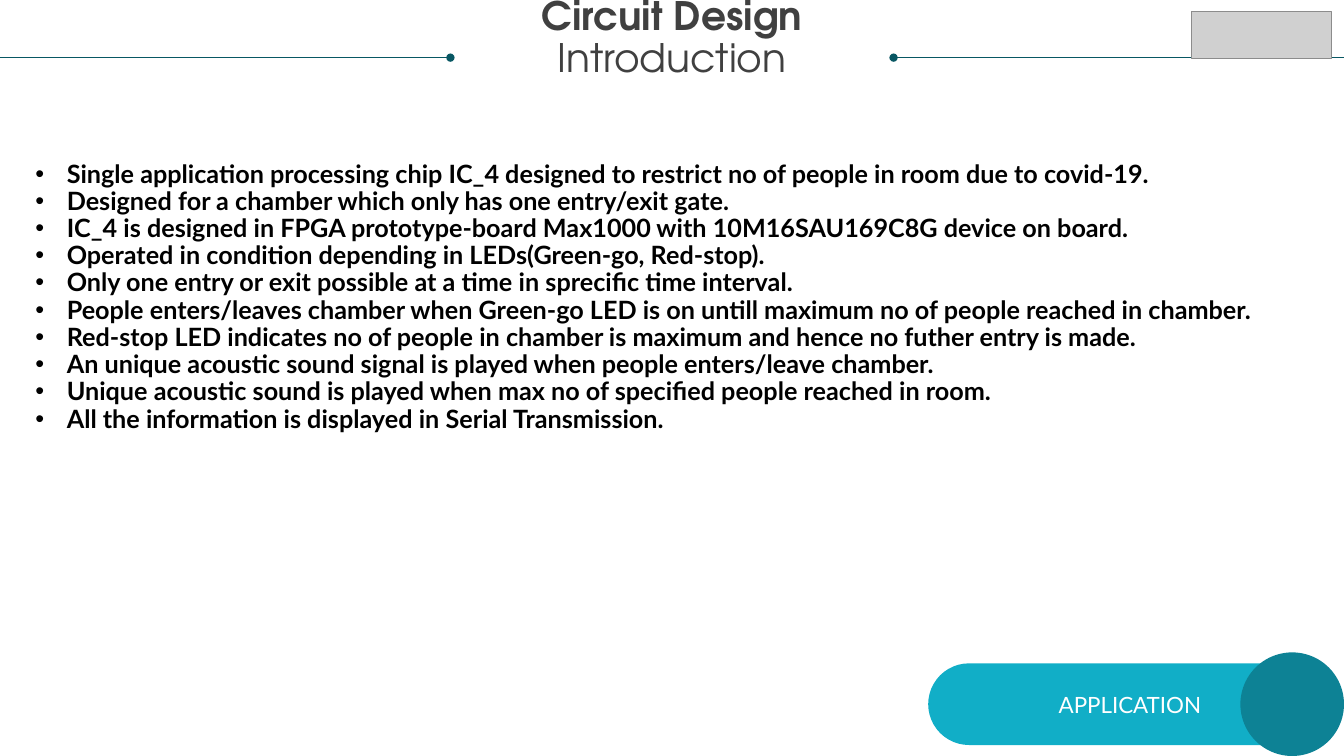
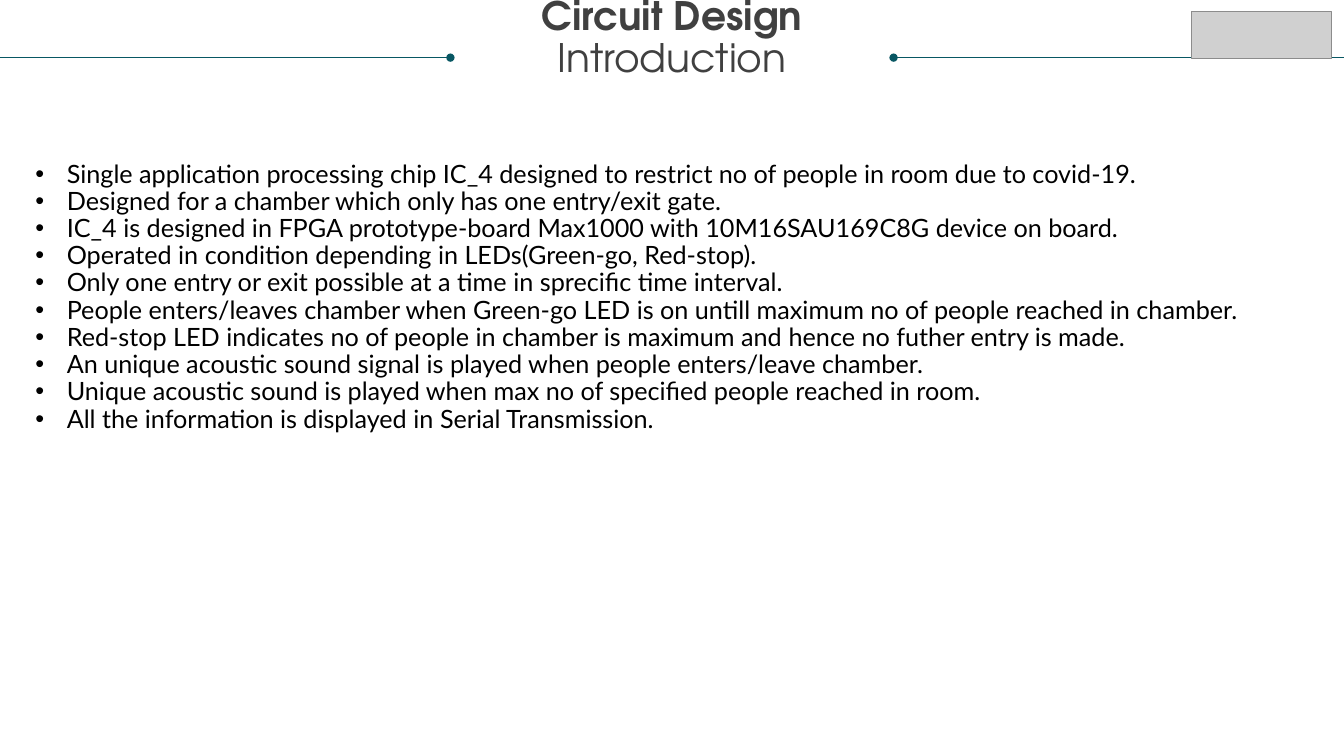
Before and after one commit to nlsy/VHDL, a slide deck: slide 2 of PITCH/VHDLPresentation.pptx. Drawn at 1344x756 pixels with LibreOffice and Linux fonts; fonts in the diff are those of the drawing; grey boxes stand for pictures. Boxes give left, top, right and bottom in pixels: in the first picture for what was removed or moved away, otherwise in the second. Text is boxed around its words. In the diff, an @@ line names an element or a change of style, - is before the commit and + after.

```diff
--- a/PITCH/VHDLPresentation.pptx
+++ b/PITCH/VHDLPresentation.pptx
@@ text "Single application processing chip IC_4 ..." at (x1=67, y1=164, x2=1237, y2=432): bold off @@
@@ ellipse removed at (x1=1241, y1=652, x2=1344, y2=756) @@
@@ rounded rectangle removed at (x1=929, y1=663, x2=1332, y2=745) @@
-APPLICATION
```
Also in this commit, not shown: 11 other slides changed, 1 slide added.
